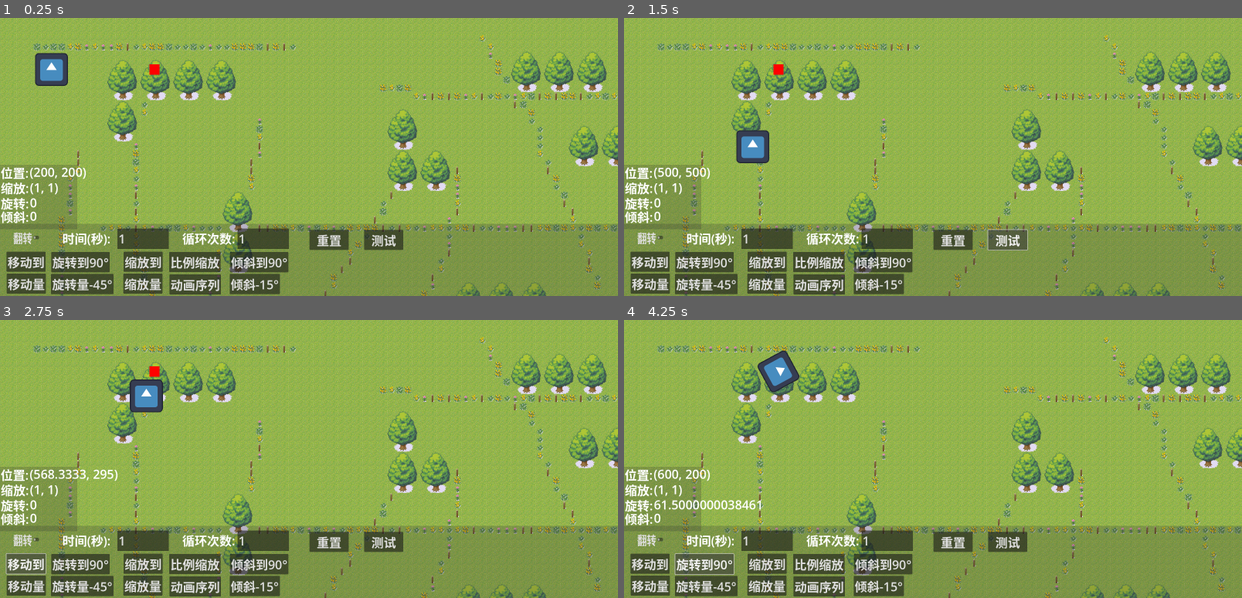
Above: before the commit, frames 1-4 (two rows, left to right).
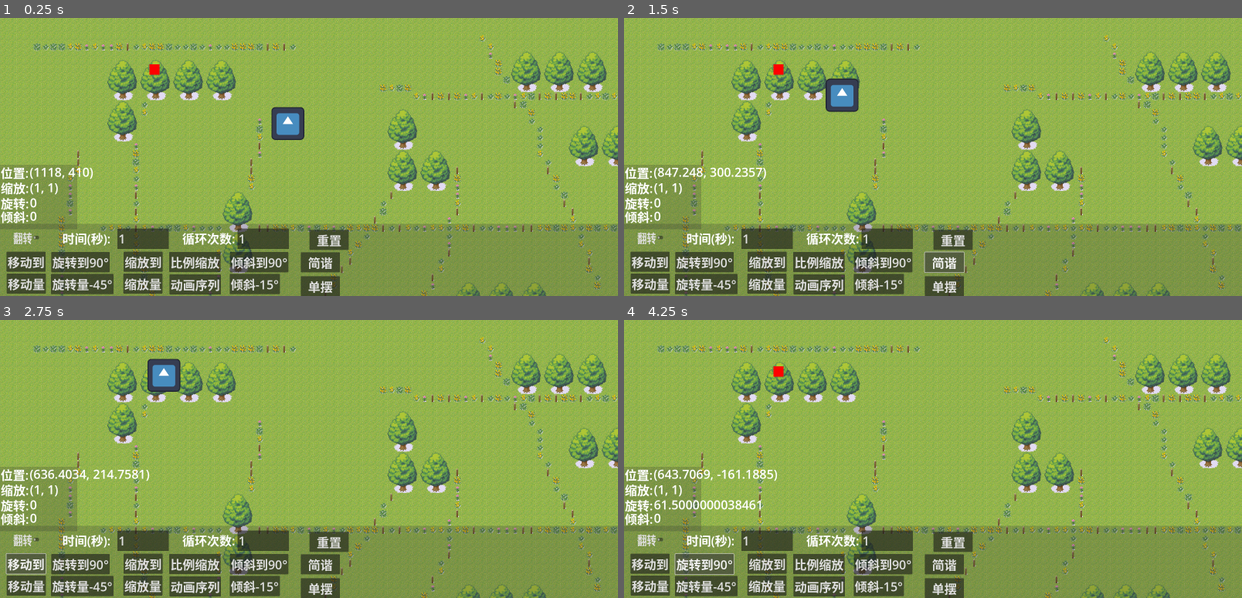
Above: after the commit, the same moments.

Repository: GCCH2023/Dice-By-Godot
Game: Godot game, scene res://场景/AnimationScene.tscn
Two runs of this game, one before a commit and one after it. Both use one fixed random seed, a clock stepped at 60 frames per second and the inputs below. This scene is started directly instead of the project's main scene. The engine's default icon, where the game draws it, is replaced by a stand-in: a white triangle on a blue panel in a dark square.
Inputs (mouse positions are in pixels of both pictures, inside the frame that each line leads up to):
- Up to frame 1 (0.25 s): no input
- Up to frame 2 (1.5 s): click "重置" at 0.5 s; click "测试" (after the commit: "简谐") at 1.25 s
- Up to frame 3 (2.75 s): click "移动到" at 2 s
- Up to frame 4 (4.25 s): click (945, 586) at 2.75 s, where only the run after the commit has a clickable "单摆"; click "旋转到90°" at 3.5 s

The runs differ from the first frame. In frame 1, 2.9% of the frame differs, in the area x 5-66%, y 12-100%; in frame 2, 3.1%, in the area x 5-66%, y 21-100%; in frame 3, 2.8%; in frame 4, 2.4%.

Commit message:
添加了 简谐运动 和 单摆 运动的自定义动画例子

Diff:
--- a/场景/AnimationScene.tscn
+++ b/场景/AnimationScene.tscn
@@ -1,11 +1,11 @@
 [gd_scene load_steps=4 format=3 uid="uid://cxmgave6nlnqu"]
 
 [ext_resource type="TileSet" uid="uid://dxqnu1c3hpe1f" path="res://资源/TileSet.tres" id="1_5m77n"]
-[ext_resource type="Script" path="res://场景/AnimationScene.gd" id="1_yipym"]
+[ext_resource type="Script" path="res://脚本/AnimationScene.gd" id="1_7cpmr"]
 [ext_resource type="Texture2D" uid="uid://rbek5yq1hc04" path="res://图片/icon.svg" id="2_1cbdw"]
 
 [node name="AnimationScene" type="Node2D"]
-script = ExtResource("1_yipym")
+script = ExtResource("1_7cpmr")
 
 [node name="TileMap" type="TileMap" parent="."]
 tile_set = ExtResource("1_5m77n")
@@ -30,7 +30,7 @@
 color = Color(1, 0, 0, 1)
 
 [node name="Sprite2D" type="Sprite2D" parent="."]
-position = Vector2(200, 200)
+position = Vector2(1118, 410)
 texture = ExtResource("2_1cbdw")
 
 [node name="CanvasLayer" type="CanvasLayer" parent="."]
@@ -149,12 +149,22 @@
 
 [node name="Test" type="Button" parent="CanvasLayer/ColorRect"]
 layout_mode = 0
-offset_left = 1414.0
-offset_top = 23.0
-offset_right = 1566.0
-offset_bottom = 98.0
-theme_override_font_sizes/font_size = 48
-text = "测试
+offset_left = 1168.0
+offset_top = 110.0
+offset_right = 1320.0
+offset_bottom = 185.0
+theme_override_font_sizes/font_size = 48
+text = "简谐
+"
+
+[node name="Test2" type="Button" parent="CanvasLayer/ColorRect"]
+layout_mode = 0
+offset_left = 1168.0
+offset_top = 203.0
+offset_right = 1320.0
+offset_bottom = 278.0
+theme_override_font_sizes/font_size = 48
+text = "单摆
 "
 
 [node name="DurationLabel" type="Label" parent="CanvasLayer/ColorRect"]
@@ -298,6 +308,7 @@
 
 [connection signal="pressed" from="CanvasLayer/ColorRect/ResetButton" to="." method="_on_reset_button_pressed"]
 [connection signal="pressed" from="CanvasLayer/ColorRect/Test" to="." method="_on_test_pressed"]
+[connection signal="pressed" from="CanvasLayer/ColorRect/Test2" to="." method="_on_test_2_pressed"]
 [connection signal="pressed" from="CanvasLayer/ColorRect/Move/Button" to="." method="_on_move_to_pressed"]
 [connection signal="pressed" from="CanvasLayer/ColorRect/Move/Button2" to="." method="_on_move_by_pressed"]
 [connection signal="pressed" from="CanvasLayer/ColorRect/Rotate/Button" to="." method="_on_rotate_to_pressed"]
--- a/脚本/AnimationManager.gd
+++ b/脚本/AnimationManager.gd
@@ -57,28 +57,28 @@
 		is_finished = true
 		emit_signal("finished")
 
-	# 处理动画细节
-	func process(delta:float):
-		# 计算插值因子（0到1之间）
-		var t = clamp(timer / duration, 0, 1) # 限制在0到1之间
-		change(t)
-
 	# 播放完一次动画之后调用, 接下来将开始下一轮循环或播放翻转动画
 	# 根据 is_flipping 的值来判断是要播放翻转动画还是要播放下一轮循环
 	func before_next():
 		pass
 
-	# 更新动画计时器
-	func update_timer(delta:float):
+	# 对时间进行变换
+	# 返回值影响节点的属性, 返回0, 表示初值
+	# 返回 1 表示目标值
+	# 返回 -1,表示目标的相反值, 其他值就是倍数
+	# 比如 x 坐标, 当前值 = (x1 - x0) * update_timer()
+	func update_timer(delta:float)->float:
+		# 计算插值因子（0到1之间）
+		return clamp(timer / duration, 0, 1) # 限制在0到1之间
+
+	# delta 是 _process 的参数
+	func update(delta:float):
 		if !is_flipping:
 			timer += delta
 		else:
 			timer -= delta
-
-	# delta 是 _process 的参数
-	func update(delta:float):
-		update_timer(delta)
-		process(delta)
+		var t = update_timer(timer)
+		change(t)
 
 		# 动画完成后重置计时器
 		if timer >= duration:
@@ -200,6 +200,11 @@
 	if anim == tail:
 		tail = prev
 
+# 清除所有动画
+func clear_anims():
+	while head != null:
+		remove_anim(tail)
+
 # 移动节点的动画
 class MoveTo extends TargetAnimation:
 
@@ -428,6 +433,8 @@
 
 
 func _process(delta):
+	if head == null:
+		return
 	var anim:GCAnimation = head
 	while anim != null:
 		var next = anim.next
--- a/场景/AnimationScene.gd
+++ b/脚本/AnimationScene.gd
@@ -80,12 +80,49 @@
 
 func _on_reset_button_pressed():
 	$Sprite2D.transform = origin_transform
-
+	AnimationManager.clear_anims()
 
 func _on_skey_by_pressed():
 	# 倾斜变化量角度
 	AnimationManager.skew_by($Sprite2D, -15, get_duration(), get_flip(), get_loop_count())
 
+# 自定义动画, 通过改变动画计时器来实现简谐运动
+class SinMove extends GCAM.MoveTo:
+	# time 是用来对节点属性进行插值的参数, 取值为[0, duration]
+	# 对时间进行变换
+	# 返回值影响节点的属性, 返回0, 表示初值
+	# 返回 1 表示目标值
+	# 返回 -1,表示目标的相反值, 其他值就是倍数
+	# 比如 x 坐标, 当前值 = (x1 - x0) * update_timer()
+	func update_timer(time:float):
+		return sin(3 * time)
 
 func _on_test_pressed():
-	$Sprite2D.set("position", Vector2(500, 500))
+	# 添加一个自定义的简谐运动动画对象
+	AnimationManager.add_anim(SinMove.new($Sprite2D, $MoveToTarget.position, 100))
+
+
+# 物理忘光了
+class SimplePendulum extends GCAM.MoveTo:
+	const g:float = 500	# 重力加速度
+	var L:float		# 绳长
+	# 构造函数, 计算绳子的长度
+	func _init(node:Node2D, target:Vector2, duration:float=1, is_flip:bool=false, loop_count:int=1):
+		super._init(node, target, duration, is_flip, loop_count)
+
+		L = target.distance_to(node.position)
+
+	# 根据单摆公式计算时间(实际上这里的结果是角度)
+	func update_timer(time:float):
+		var w = sqrt(g/L)
+		return sin(w * time)	# 将
+
+	# 根据update_timer计算出来的时间(角度)更改节点的位置
+	func change(time:float):
+		# orgin 就是构造函数中传入的这个节点的初始位置, 这里 + (0, -400) 来当作单摆的圆心
+		# 中间那个Vector2就是当前的位移
+		node.position = origin + Vector2(-L * sin(time), L * cos(time)) + Vector2(0, -400)
+
+func _on_test_2_pressed():
+	# 添加一个自定义的单摆运动动画对象
+	AnimationManager.add_anim(SimplePendulum.new($Sprite2D, $MoveToTarget.position, 100))
